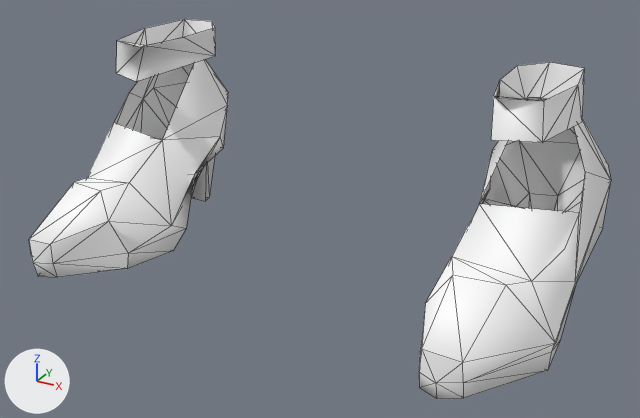
The FBX model media/models_X/Static/Clothes/Shoes/F_FancyShoesInstep.fbx, before and after one commit.
The view is the same before and after, from a camera (50 mm lens) standing at (0.00197, -0.00316, 0.00204) and looking at (0.00012, 0.0002, 0.00036). Every picture has the same lights, and +X, +Y and +Z are marked at lower left. Mesh edges are drawn as thin lines. Where no turn or scale is listed for an object, it has been applied to the vertices. Vertices at the same position are counted once.

Objects in the first picture: 'Body'.
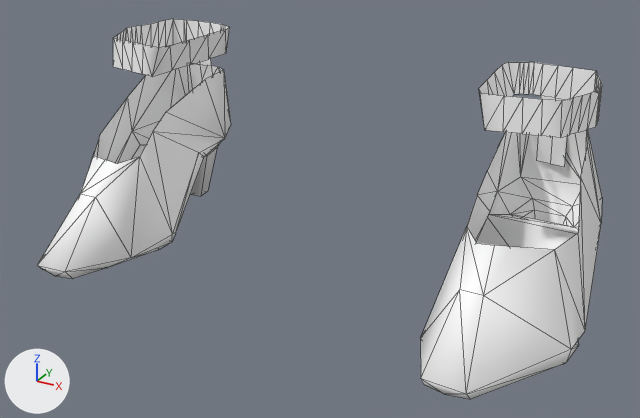
The change, as a diff of the scene's bpy script:
```diff
--- a/media/models_X/Static/Clothes/Shoes/F_FancyShoesInstep.fbx.py
+++ b/media/models_X/Static/Clothes/Shoes/F_FancyShoesInstep.fbx.py
@@ me_mesh @@
 # used by ob_body; location = (0.0, 0.0, 0.0)
-me_mesh.from_pydata(...)  # 128 vertices, 206 faces; spans x -0.00134..0.00133, y -0.00054..0.00094, z -0.00003..0.00101
+me_mesh.from_pydata(...)  # 243 vertices, 294 faces; spans x -0.00139..0.00138, y -0.00044..0.00093, z -0.00002..0.00101
+# me_mesh part 1: the loose piece of 49 vertices spanning x 0.00072..0.00133, y -0.00054..0.00094, z -0.00003..0.00088 is rebuilt with 59 vertices and now spans x 0.00076..0.00138, y -0.00044..0.00093, z -0.00002..0.00076
+# me_mesh part 2: the loose piece of 49 vertices spanning x -0.00134..-0.00071, y -0.00054..0.00094, z -0.00003..0.00088 is rebuilt with 59 vertices and now spans x -0.00139..-0.00076, y -0.00044..0.00093, z -0.00002..0.00076
+# me_mesh part 3: a new loose piece of 59 vertices spanning x 0.00077..0.00127, y 0.00025..0.0009, z 0.00052..0.00101, in mat_body_mat (its picture is missing)
+# me_mesh part 4: a new loose piece of 59 vertices spanning x -0.00127..-0.00077, y 0.00025..0.00091, z 0.00052..0.00101, in mat_body_mat (its picture is missing)
+# me_mesh part 5
+# 15 vertices are removed from x 0.00084..0.00119, y 0.00018..0.00089, z 0.00084..0.00101
+# 16 faces are deleted
+# 2 vertices are added at (0.00115, 0.00083, 0.00076), (0.00117, 0.00084, 0.00091)
+# me_mesh part 6
+# 15 vertices are removed from x -0.00119..-0.00083, y 0.00018..0.00089, z 0.00084..0.00101
+# 16 faces are deleted
+# 2 vertices are added at (-0.00117, 0.00084, 0.00076), (-0.00118, 0.00085, 0.00091)
 me_mesh.materials.append(mat_body_mat)
```

Pixel boxes [x1, y1, x2, y2] of what changed, in the pictures (640 x 418 px):
'Body', reshaped
    before: [29, 19, 611, 399]
    after: [37, 19, 602, 399]
part 1 of me_mesh, rebuilt (11% shorter)
    before: [419, 97, 611, 399]
    after: [420, 130, 602, 399]
part 2 of me_mesh, rebuilt
    before: [29, 59, 228, 277]
    after: [37, 64, 231, 279]
part 3 of me_mesh, added
    after: [479, 62, 602, 166]
part 4 of me_mesh, added
    after: [113, 19, 230, 90]
part 5 of me_mesh, deleted
    before: [491, 62, 585, 143]
part 6 of me_mesh, deleted
    before: [116, 19, 216, 81]
